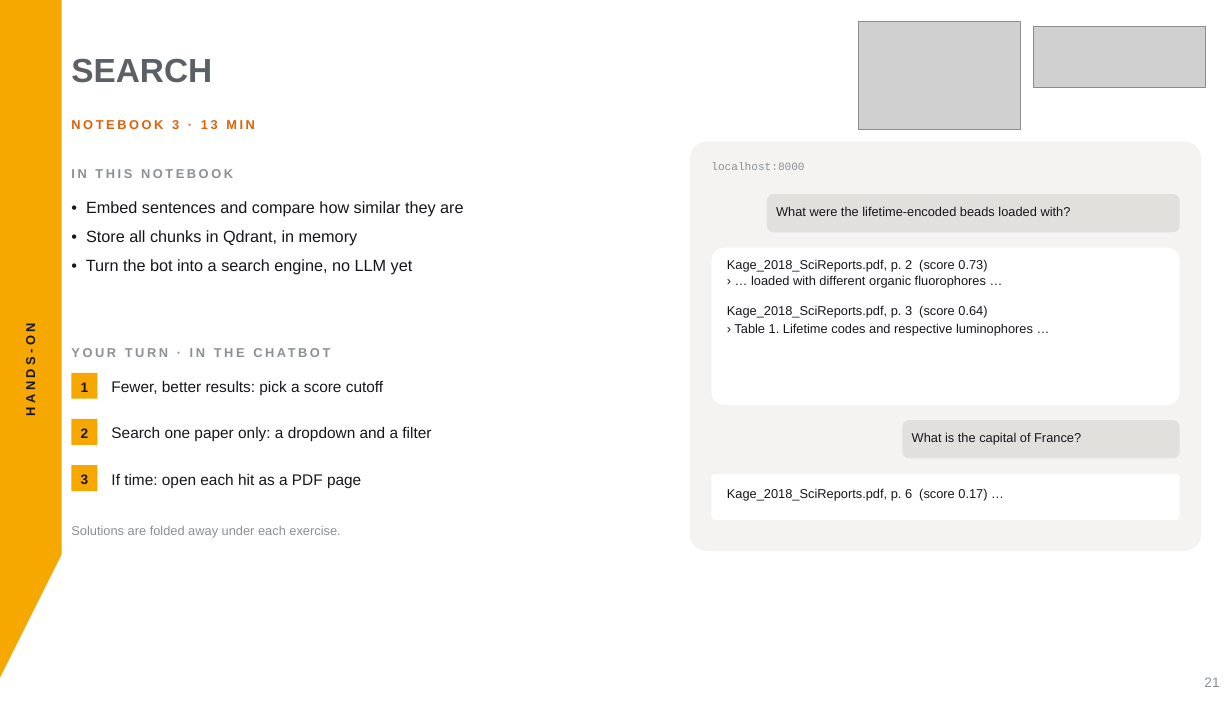
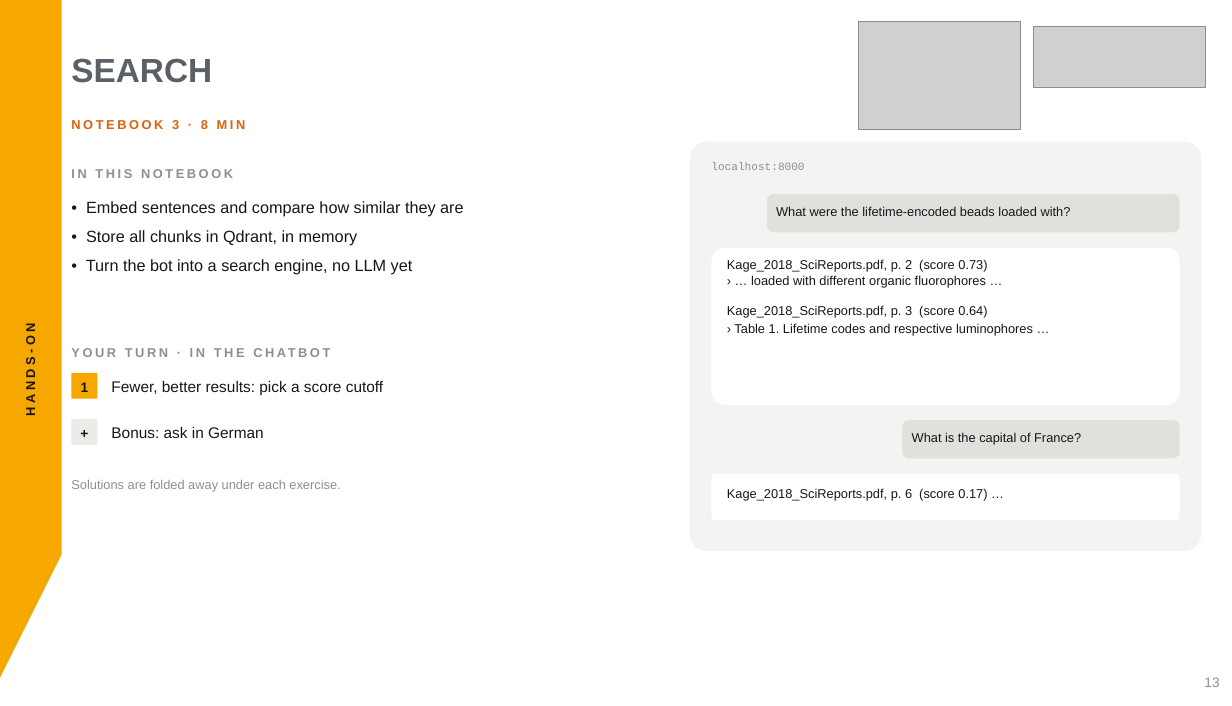
Before and after one commit to aihpi/workshop-rag-basics, a slide deck: slide 13 of workshop/slides/rag-workshop.pptx (slide 21 before the commit). Drawn at 1232x706 pixels with LibreOffice and Linux fonts; fonts in the diff are those of the drawing; grey boxes stand for pictures. Boxes give left, top, right and bottom in pixels: in the first picture for what was removed or moved away, otherwise in the second. Text is boxed around its words. In the diff, an @@ line names an element or a change of style, - is before the commit and + after.

```diff
--- a/workshop/slides/rag-workshop.pptx
+++ b/workshop/slides/rag-workshop.pptx
@@ text at box(71, 118, 246, 131): text changed @@
-NOTEBOOK 3 · 13 MIN
+NOTEBOOK 3 · 8 MIN
@@ rectangle at box(71, 419, 97, 445): fill #F6A800 to #EDEBE7 @@
@@ text added at box(71, 419, 97, 445), 16 pt, text #17161C, bold @@
++
@@ text removed at box(81, 428, 89, 438) @@
-2
@@ text at box(111, 426, 264, 438): text changed @@
-Search one paper only: a dropdown and a filter
+Bonus: ask in German
@@ text "Solutions are folded away under ...": place and size @@
-text "Solutions are folded away under ..." at box(71, 526, 340, 538)
+text "Solutions are folded away under ..." at box(71, 480, 340, 492)
@@ rectangle removed at box(71, 465, 97, 491) @@
@@ text removed at box(81, 474, 89, 484) @@
-3
@@ text removed at box(111, 474, 361, 488) @@
-If time: open each hit as a PDF page
@@ text at box(1204, 677, 1219, 687): text changed @@
-21
+13
```
Also in this commit, not shown: 21 other slides changed, 6 slides added, 4 slides removed, 11 other files.
